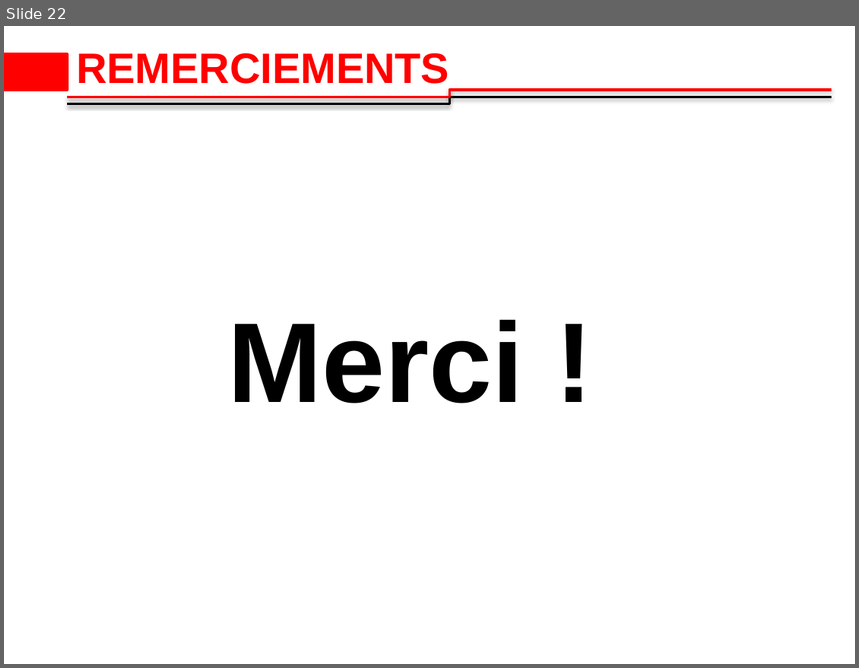
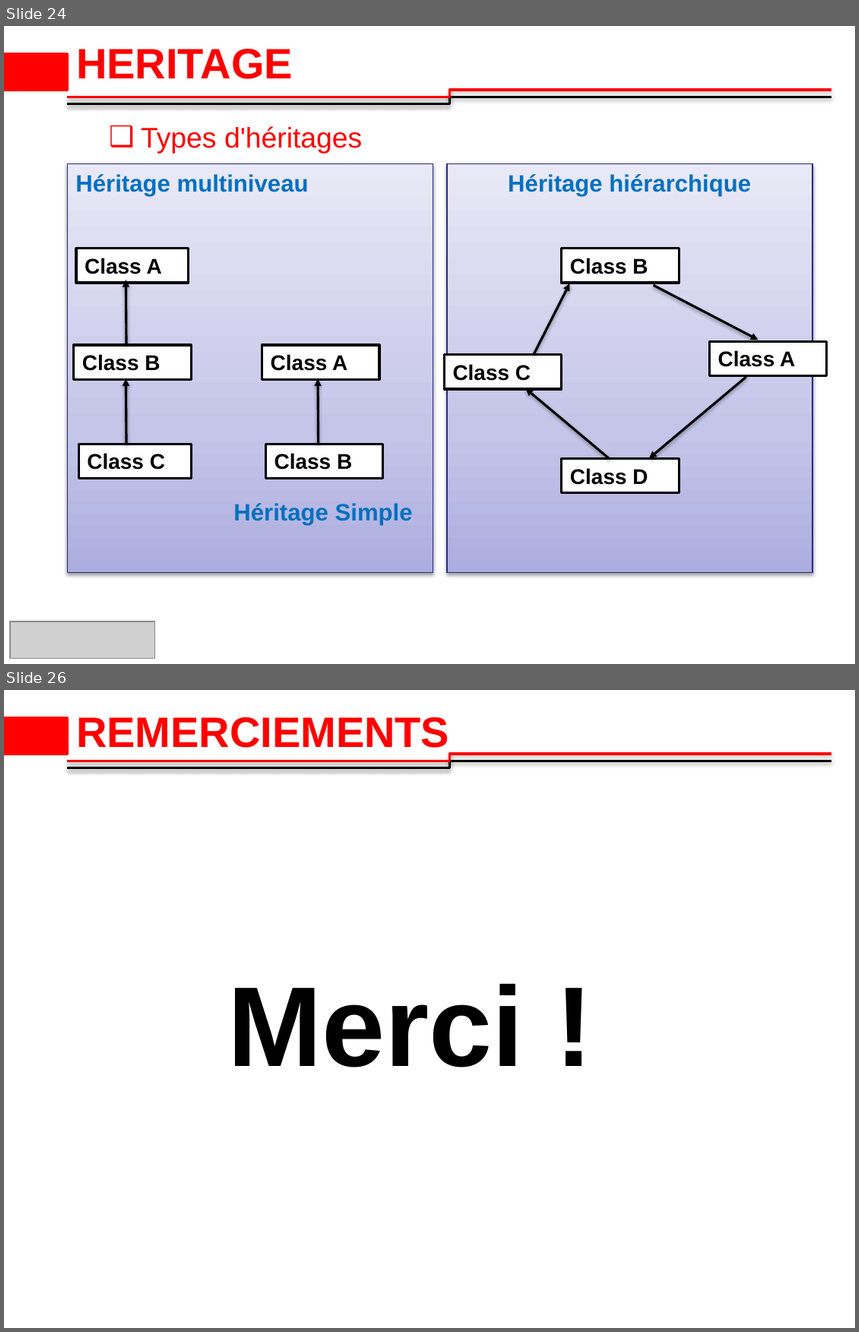
Before and after one commit to 2losky/Poo_Java, a slide deck: java-oop latest.pptx. Shown one above the other, each under a label of ours: slide 22 before the commit, slides 24 and 26 after it; the slides between them are not shown. The pictures are 859x668 and 859x1332 pixels, drawn with LibreOffice and Linux fonts; fonts in the diff are those of the drawing; grey boxes stand for pictures; background and template pictures are left out. Boxes give left, top, right and bottom in pixels: in the first picture for what was removed or moved away, otherwise in the second. Text is boxed around its words. In the diff, an @@ line names an element or a change of style, - is before the commit and + after.

```diff
--- a/java-oop latest.pptx
+++ b/java-oop latest.pptx
@@ slide 24 added at [4, 26, 855, 664], background #FFFFFF; not listed: 3 template elements that a slide beside it also shows @@
@@ title added at [76, 49, 293, 79], 36 pt, text #FF0000, bold @@
+HERITAGE
@@ text added at [141, 126, 362, 154], 24 pt, text #FF0000 @@
+❑ Types d'héritages
@@ text added at [75, 174, 309, 196], 20 pt, text #0070C0, bold @@
+Héritage multiniveau
@@ text added at [508, 174, 751, 196], 20 pt, text #0070C0, bold @@
+Héritage hiérarchique
@@ rectangle added at [76, 248, 189, 282], fill #FFFFFF, outline #000000 2 pt, 18 pt, text #000000, bold @@
+Class A
@@ rectangle added at [562, 248, 679, 282], fill #FFFFFF, outline #000000 2 pt, 18 pt, text #000000, bold @@
+Class B
@@ arrow added from (126, 345) to (126, 280), #000000 2 pt @@
@@ arrow added from (534, 355) to (570, 284), #000000 2 pt @@
@@ arrow added from (654, 286) to (758, 340), #000000 2 pt @@
@@ rectangle added at [709, 342, 827, 376], fill #FFFFFF, outline #000000 2 pt, 18 pt, text #000000, bold @@
+Class A
@@ rectangle added at [74, 345, 191, 379], fill #FFFFFF, outline #000000 2 pt, 18 pt, text #000000, bold @@
+Class B
@@ rectangle added at [262, 345, 379, 379], fill #FFFFFF, outline #000000 2 pt, 18 pt, text #000000, bold @@
+Class A
@@ rectangle added at [444, 354, 562, 389], fill #FFFFFF, outline #000000 2 pt, 18 pt, text #000000, bold @@
+Class C
@@ arrow added from (126, 444) to (126, 379), #000000 2 pt @@
@@ arrow added from (318, 444) to (318, 379), #000000 2 pt @@
@@ arrow added from (609, 459) to (526, 389), #000000 2 pt @@
@@ arrow added from (747, 376) to (649, 458), #000000 2 pt @@
@@ rectangle added at [79, 444, 191, 478], fill #FFFFFF, outline #000000 2 pt, 18 pt, text #000000, bold @@
+Class C
@@ rectangle added at [265, 444, 382, 478], fill #FFFFFF, outline #000000 2 pt, 18 pt, text #000000, bold @@
+Class B
@@ rectangle added at [562, 459, 679, 493], fill #FFFFFF, outline #000000 2 pt, 18 pt, text #000000, bold @@
+Class D
@@ text added at [234, 503, 413, 525], 20 pt, text #0070C0, bold @@
+Héritage Simple
@@ picture added at [10, 622, 154, 658] @@
@@ what was slide 22 is now slide 26 @@
```
Also in this commit, not shown: 3 slides changed, 7 other slides added, 4 slides removed.
